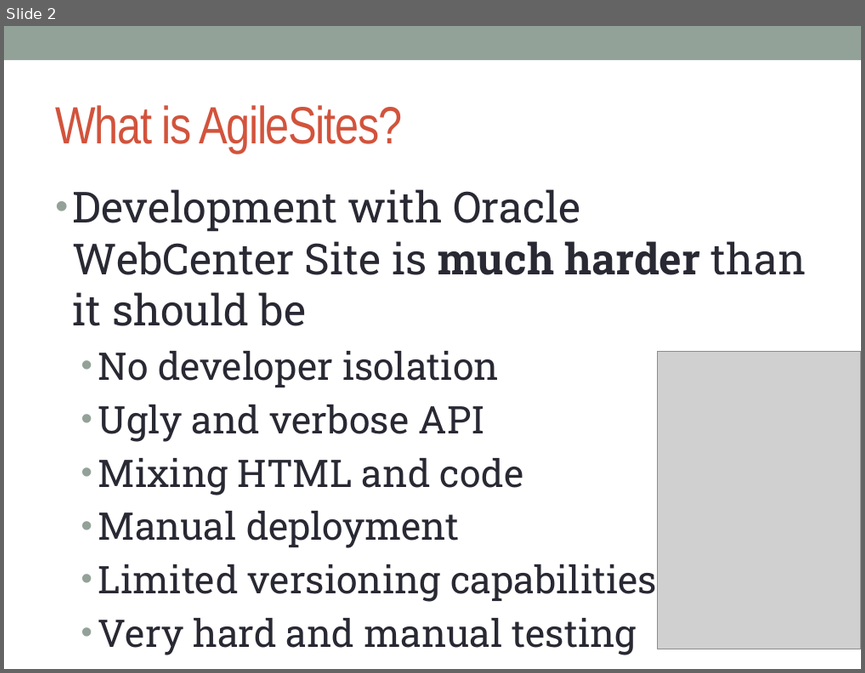
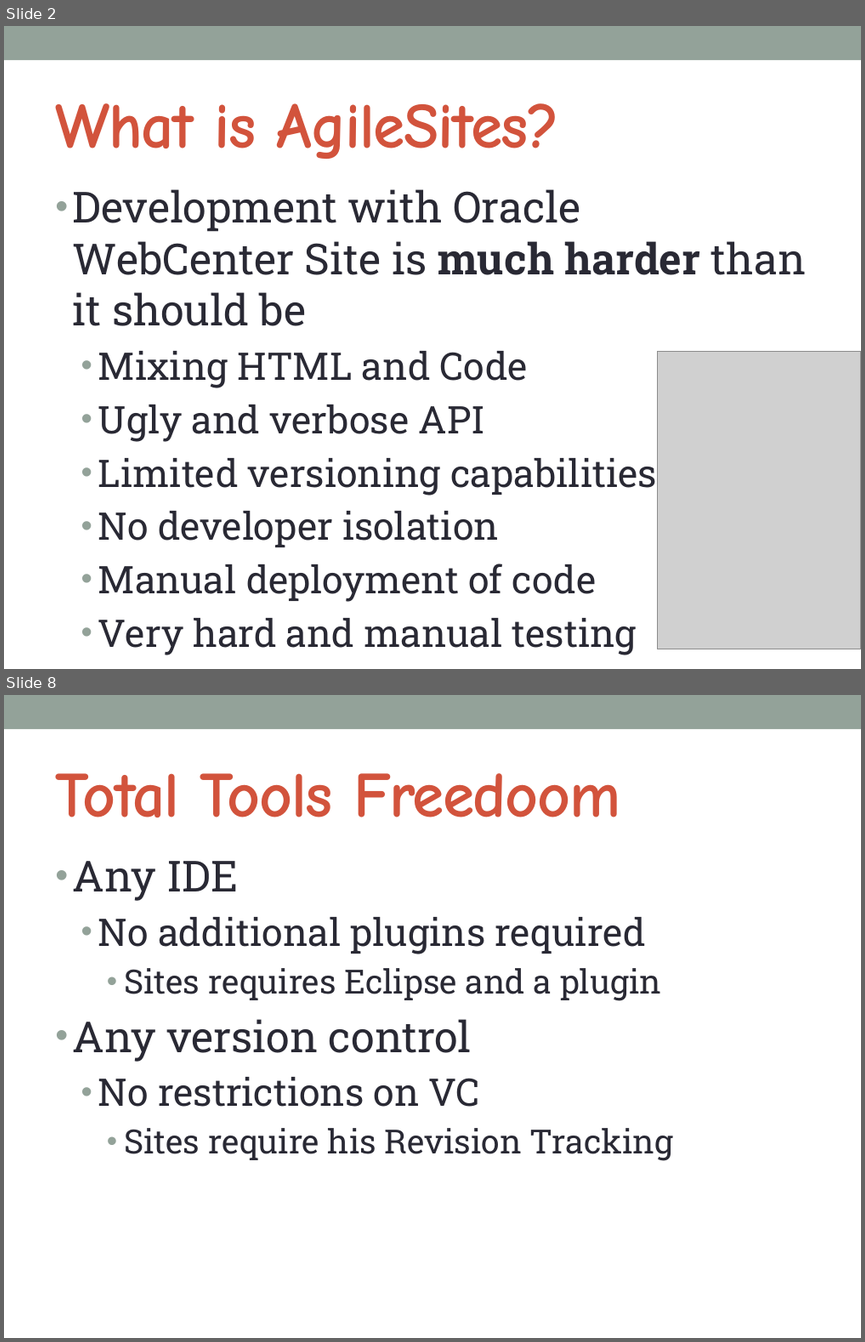
Before and after one commit to sciabarra/AgileSites, a slide deck: doc/AgileSites.pptx. Shown one above the other, each under a label of ours: slide 2 before the commit, slides 2 and 8 after it; the slides between them are not shown. The pictures are 865x673 and 865x1342 pixels, drawn with LibreOffice and Linux fonts; fonts in the diff are those of the drawing; grey boxes stand for pictures. Boxes give left, top, right and bottom in pixels: in the first picture for what was removed or moved away, otherwise in the second. Text is boxed around its words. In the diff, an @@ line names an element or a change of style, - is before the commit and + after.

Commit message:
first initially working scaffolding, demosite renamed to agilesites1 temporarily

```diff
--- a/doc/AgileSites.pptx
+++ b/doc/AgileSites.pptx
@@ slide 8 added at bbox=[4, 695, 861, 1338], background #FFFFFF; not listed: 1 template element that a slide beside it also shows @@
@@ title added at bbox=[55, 773, 620, 817], 54 pt, text #D2533C, bold @@
+Total Tools Freedoom
@@ text added at bbox=[73, 861, 673, 1161], 28 pt, text #292934 @@
+• Any IDE
+  • No additional plugins required
+    • Sites requires Eclipse and a plugin
+• Any version control
+  • No restrictions on VC
+    • Sites require his Revision Tracking
@@ slide 2 changed as well @@
@@ title "What is AgileSites?" at bbox=[55, 103, 559, 159]: size 44 to 54 pt, font Arial Narrow to Comic Neue, bold on @@
@@ text at bbox=[98, 351, 657, 495]: paragraphs added @@
+  • Mixing HTML and Code
+  • Ugly and verbose API
+  • Limited versioning capabilities
@@ text at bbox=[98, 563, 596, 601]: text changed @@
-  • Ugly and verbose API
-  • Mixing HTML and code
-  • Manual deployment
-  • Limited versioning capabilities
+  • Manual deployment of code
```
Also in this commit, not shown: 1 other slide changed, 5 other slides added, 24 other files.
